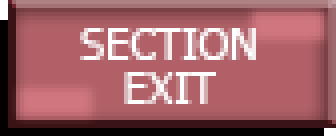
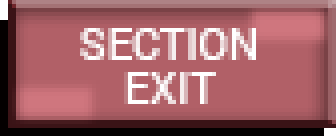
Layered file, before and after one edit (336x136). Changes by layer:
painted on "SECTION EXIT" (1st of 2, in "高亮") over [80, 28, 256, 104]
showed group "正常" (3 layers) over [80, 28, 256, 104]
painted on "SECTION EXIT" (2nd of 2, in "正常") over [80, 28, 256, 104]
